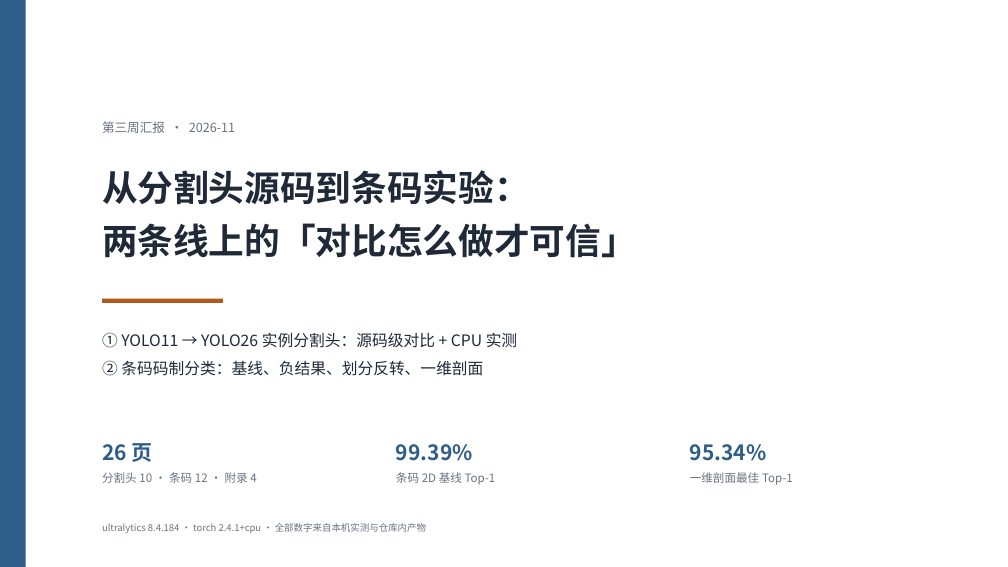
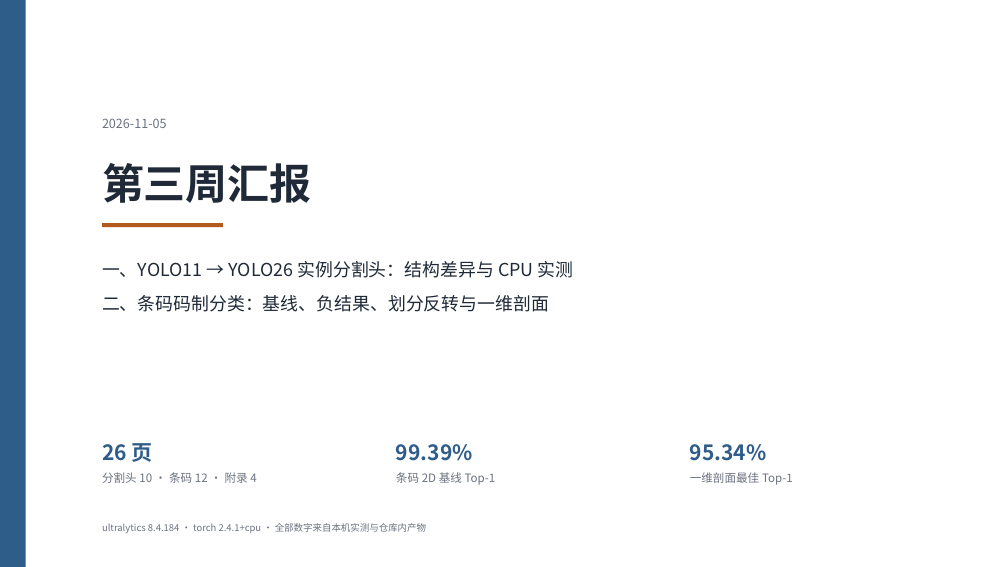
Before and after one commit to adddd392/study0, a slide deck: slide 1 of slides/第三周汇报.pptx. Drawn at 1008x567 pixels with LibreOffice and Linux fonts; fonts in the diff are those of the drawing. Boxes give left, top, right and bottom in pixels: in the first picture for what was removed or moved away, otherwise in the second. Text is boxed around its words. In the diff, an @@ line names an element or a change of style, - is before the commit and + after.

Commit message:
fix(slides): 封面与目录改为并列陈述两件事，去掉跨部分的归纳表述
【问题】原封面副标题「从分割头源码到条码实验：两条线上的『对比怎么做才可信』」
把两部分强行归纳成一条主观主线；目录标题「两件事，同一个方法论」和底部
强调块也在做同样的归纳。这类表述不是实验结论，属于个人概括。

【修改】
  · 封面：主标题「第三周汇报」，下面并列两行直接说明做了什么：
      一、YOLO11 → YOLO26 实例分割头：结构差异与 CPU 实测
      二、条码码制分类：基线、负结果、划分反转与一维剖面
  · 目录标题：「两件事，同一个方法论」→「两部分的内容」
  · 目录底部强调块：改为交代页码与内容范围（P3–P12 / P13–P22），
    仅说明两部分相互独立、各自给出问题方法数据结论，不做归纳
  · 条码 08 页：标题「三条方法论：这次真正学到的东西」→
    「三个把变量控制住的做法」，副标题改为「三条都是本轮实验里实际采用的做法」
  · 封面日期标签去掉与主标题重复的「第三周汇报」

版面自检仍为 0 问题（无越界、无重叠、页码 1–26 正确）。

```diff
--- a/slides/第三周汇报.pptx
+++ b/slides/第三周汇报.pptx
@@ text at (x1=102, y1=118, x2=167, y2=128): text changed @@
-第三周汇报 · 2026-11
+2026-11-05
@@ text at (x1=102, y1=163, x2=312, y2=203): text changed; size 34 to 40 pt @@
-从分割头源码到条码实验：
-两条线上的「对比怎么做才可信」
+第三周汇报
@@ rectangle moved from (x1=102, y1=299, x2=223, y2=303) to (x1=102, y1=223, x2=223, y2=228) @@
@@ text at (x1=102, y1=261, x2=574, y2=312): text changed; size 15 to 17 pt @@
-① YOLO11 → YOLO26 实例分割头：源码级对比 + CPU 实测
-② 条码码制分类：基线、负结果、划分反转、一维剖面
+一、YOLO11 → YOLO26 实例分割头：结构差异与 CPU 实测
+二、条码码制分类：基线、负结果、划分反转与一维剖面
```
Also in this commit, not shown: 2 other slides changed, 1 other file.
